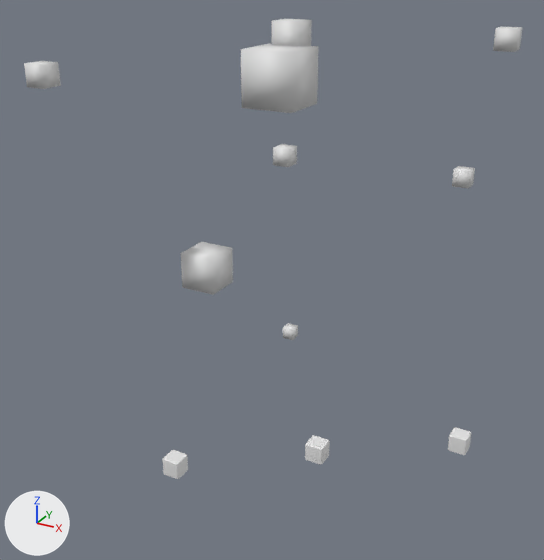
The FBX model Reference/Resources/Mesh/Animation/Effect/E_EF_Freeze.fbx, before and after one commit.
Before and after are seen from a camera (50 mm lens) standing at (0.0112, -0.0244, 0.0215) and looking at (-0.0021, -0.0002, 0.0094). Arrows for +X, +Y and +Z are at lower left; the lights stay in place. Materials are left out; every surface is plain grey. Where no turn or scale is listed for an object, it has been applied to the vertices.

Objects in the first picture: 'core', 'core6', 'core6 1', 'core6 2', 'core9'.
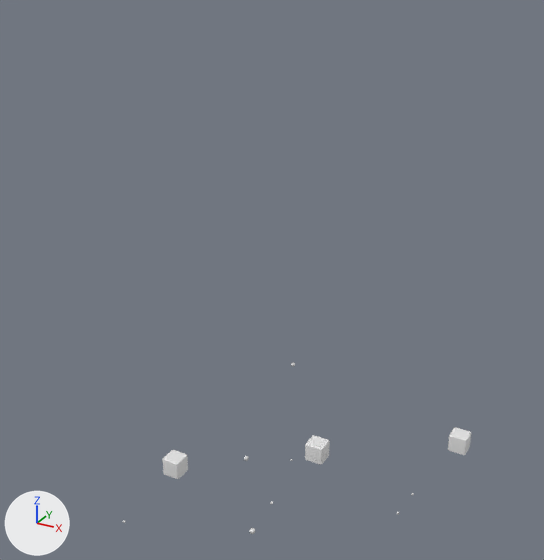
Not drawn themselves, but carrying or shaping drawn objects: ob_up7, ob_up2, ob_up8, ob_up5, ob_up3, ob_up4, ob_up9, ob_up1.

The change, as a diff of the scene's bpy script:
```diff
--- a/Reference/Resources/Mesh/Animation/Effect/E_EF_Freeze.fbx.py
+++ b/Reference/Resources/Mesh/Animation/Effect/E_EF_Freeze.fbx.py
@@ ob_up8 @@
 ob_up8.parent = ob_sphere
-ob_up8.location = (0.144, 0.838, 0.62)
+ob_up8.location = (0.0351, -0.759, 0.613)
+ob_up8.scale = (0.1, 0.1, 0.1)
@@ ob_up7 @@
 ob_up7.parent = ob_sphere
-ob_up7.location = (-0.488, -0.0432, 0.0643)
+ob_up7.location = (-0.356, -0.988, 0.0)
+ob_up7.scale = (0.1, 0.1, 0.1)
@@ ob_up4 @@
 ob_up4.parent = ob_sphere
-ob_up4.location = (0.387, 0.328, -0.458)
-ob_up4.scale = (0.834, 0.834, 0.834)
+ob_up4.location = (0.323, -1.2, -0.383)
+ob_up4.scale = (0.1, 0.1, 0.1)
@@ ob_up9 @@
 ob_up9.parent = ob_sphere
-ob_up9.location = (-0.47, -0.66, -0.65)
-ob_up9.scale = (0.388, 0.388, 0.388)
+ob_up9.location = (-0.45, -0.846, -0.644)
+ob_up9.scale = (0.1, 0.1, 0.1)
@@ ob_up1 @@
 ob_up1.parent = ob_sphere
-ob_up1.location = (0.593, 0.901, 0.0)
-ob_up1.scale = (0.813, 0.813, 0.813)
+ob_up1.location = (0.377, -1.0, 0.0)
+ob_up1.scale = (0.1, 0.1, 0.1)
@@ ob_up2 @@
 ob_up2.parent = ob_sphere
-ob_up2.location = (0.131, 0.935, 0.531)
+ob_up2.location = (0.0, -0.802, 0.404)
+ob_up2.scale = (0.1, 0.1, 0.1)
@@ ob_up5 @@
 ob_up5.parent = ob_sphere
-ob_up5.location = (-0.839, 0.758, 0.499)
-ob_up5.scale = (0.984, 0.984, 0.984)
+ob_up5.location = (-0.749, -1.2, 0.417)
+ob_up5.scale = (0.1, 0.1, 0.1)
@@ ob_up3 @@
 ob_up3.parent = ob_sphere
-ob_up3.location = (-0.438, 0.3, -0.515)
+ob_up3.location = (-0.298, -1.2, -0.34)
+ob_up3.scale = (0.1, 0.1, 0.1)
```

Changed parts and their boxes [x1, y1, x2, y2] in the pictures (544 x 560 px):
'core6 2', moved, rescaled
    before: [241, 43, 319, 113]
    after: [249, 527, 255, 534]
'core6 1', moved, rescaled
    before: [181, 242, 233, 295]
    after: [244, 456, 249, 461]
'core6', moved, rescaled (not visible afterwards)
    before: [272, 19, 312, 47]
'core9', moved, rescaled (not visible afterwards)
    before: [24, 61, 61, 89]
'core', moved, rescaled (not visible afterwards)
    before: [493, 26, 523, 52]
'core7', moved, rescaled (not visible afterwards)
    before: [273, 144, 297, 167]
'core8', moved, rescaled (not visible afterwards)
    before: [452, 166, 475, 189]
'core6 3', moved, rescaled
    before: [283, 323, 298, 340]
    after: [291, 362, 295, 367]
